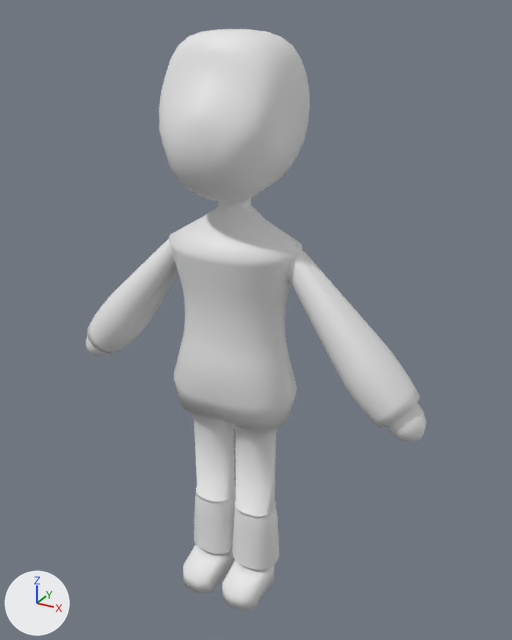
One commit to the Blender file 100Kano/Karane/Karane.blend: the scene before it, then after it.
The view is the same before and after, from a 50 mm lens placed at (2.03, -3.45, 2.77), pointed at (0.07, 0.1, 1.0). The lights are fixed; the arrows at lower left show +X, +Y and +Z.
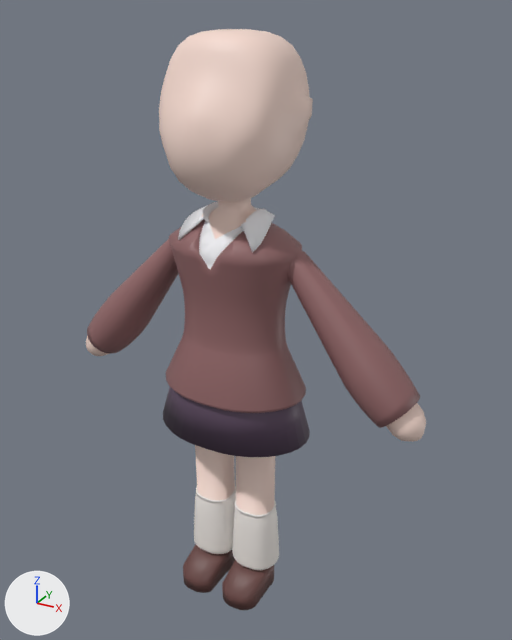
Boxes (x1, y1, x2, y2) around the edits, measured in the pictures (512 x 640 px; the box of a moved part takes in the faces that stretch with it):
'Sphere', reshaped: before (86, 29, 426, 611); after (86, 29, 426, 610)
part 1 of me_sphere, built on: before (174, 333, 297, 407); after (163, 332, 310, 457)
part 2 of me_sphere, built on: before (169, 208, 302, 273); after (169, 202, 302, 273)
part 3 of me_sphere, built on: before (208, 552, 273, 609); after (184, 552, 274, 610)
part 4 of me_sphere, moved or reshaped: before (286, 92, 307, 139); after (229, 29, 313, 137)
part 5 of me_sphere, recoloured: (86, 29, 426, 515) in both
part 6 of me_sphere, recoloured (white to brown): (87, 239, 420, 428) in both
part 7 of me_sphere, recoloured: before (174, 380, 296, 431)
part 8 of me_sphere, recoloured: (194, 486, 276, 570) in both
part 9 of me_sphere, recoloured (white to brown): (183, 545, 274, 609) in both

Patch to the scene script:
```diff
--- a/100Kano/Karane/Karane.blend.py
+++ b/100Kano/Karane/Karane.blend.py
@@ mat_shoes @@
+mat_shoes = principled_material('shoes')
+mat_shoes.base_color = (0.141, 0.0595, 0.0545)  # brown #694542
@@ mat_skirt @@
+mat_skirt = principled_material('skirt')
+mat_skirt.base_color = (0.114, 0.0723, 0.122)  # dark purple #5f4c62
@@ mat_stockings @@
+mat_stockings = principled_material('stockings')
+mat_stockings.base_color = (0.922, 0.871, 0.831)  # white #f6f0eb
@@ mat_shirt @@
+mat_shirt = principled_material('shirt')
+mat_shirt.base_color = (0.896, 0.896, 0.93)  # white #f3f3f7
@@ mat_skin @@
+mat_skin = principled_material('Skin')
+mat_skin.base_color = (0.947, 0.723, 0.644)  # white #f9ddd2
@@ mat_solas @@
+mat_solas = principled_material('solas')
+mat_solas.base_color = (0.156, 0.107, 0.102)  # brown #6e5c5a
@@ mat_jacket @@
+mat_jacket = principled_material('jacket')
+mat_jacket.base_color = (0.287, 0.136, 0.138)  # brown #926768
@@ me_sphere @@
 # used by ob_sphere; location = (0.0, 0.0, 1.9); scale = (0.457, 0.457, 0.457)
-me_sphere.from_pydata(...)  # 1628 vertices, 1605 faces; spans x 0.0..2.66, y -0.97..1.0, z -6.16..1.7
+me_sphere.from_pydata(...)  # 1955 vertices, 1919 faces; spans x 0.0..2.66, y -0.97..1.0, z -6.15..1.7
+# me_sphere part 1: 34 vertices moved from x 0.0..0.91, y -0.73..0.58, z -2.8..-2.23 to x 0.0..1.12, y -0.88..0.73, z -3.46..-2.13; 119 vertices added at x 0.0..1.04, y -0.82..0.69, z -2.87..-2.22
+# me_sphere part 2: 16 vertices moved from x 0.0..0.67, y -0.68..0.46, z -0.81..-0.67 to x 0.0..0.72, y -0.68..0.5, z -0.81..-0.67; 4 vertices removed from x 0.0..0.24, y -0.67..-0.29, z -0.91..-0.52; 137 vertices added at x 0.0..0.59, y -0.68..0.37, z -1.01..-0.35
+# me_sphere part 3: 28 vertices moved from x 0.08..0.64, y -0.82..0.14, z -6.16 to x 0.08..0.64, y -0.82..0.14, z -6.13..-6.12; 6 vertices removed from x 0.1..0.63, y -0.7..0.15, z -6.16; 79 vertices added at x 0.0..0.63, y -0.81..0.15, z -6.15..-5.65
+# me_sphere part 4: 4 vertices moved from x 0.78..0.8, y 0.0..0.2, z 0.63..0.83 to x 0.88..0.89, y 0.09..0.28, z 0.76..0.96; 2 vertices added at x 0.04, y -0.19..0.19, z 1.69
+# me_sphere part 5: 479 faces spanning x 0.0..2.66, y -0.97..1.0, z -4.74..1.7 switch from no material to mat_skin (white #f9ddd2)
+# me_sphere part 6: 587 faces spanning x 0.0..2.54, y -0.68..0.63, z -2.89..-0.52 switch from no material to mat_jacket (brown #926768)
+# me_sphere part 7: 33 faces spanning x 0.0..1.12, y -0.88..0.73, z -3.46..-3.23 switch from no material to mat_skirt (dark purple #5f4c62)
+# me_sphere part 8: 408 faces spanning x 0.0..0.71, y -0.44..0.22, z -5.74..-4.73 switch from no material to mat_stockings (white #f6f0eb)
+# me_sphere part 9: 32 faces spanning x 0.08..0.64, y -0.82..0.14, z -6.13..-5.74 switch from no material to mat_shoes (brown #694542)
+me_sphere.materials.append(mat_shirt)  # white #f3f3f7
+me_sphere.materials.append(mat_solas)  # brown #6e5c5a
```
